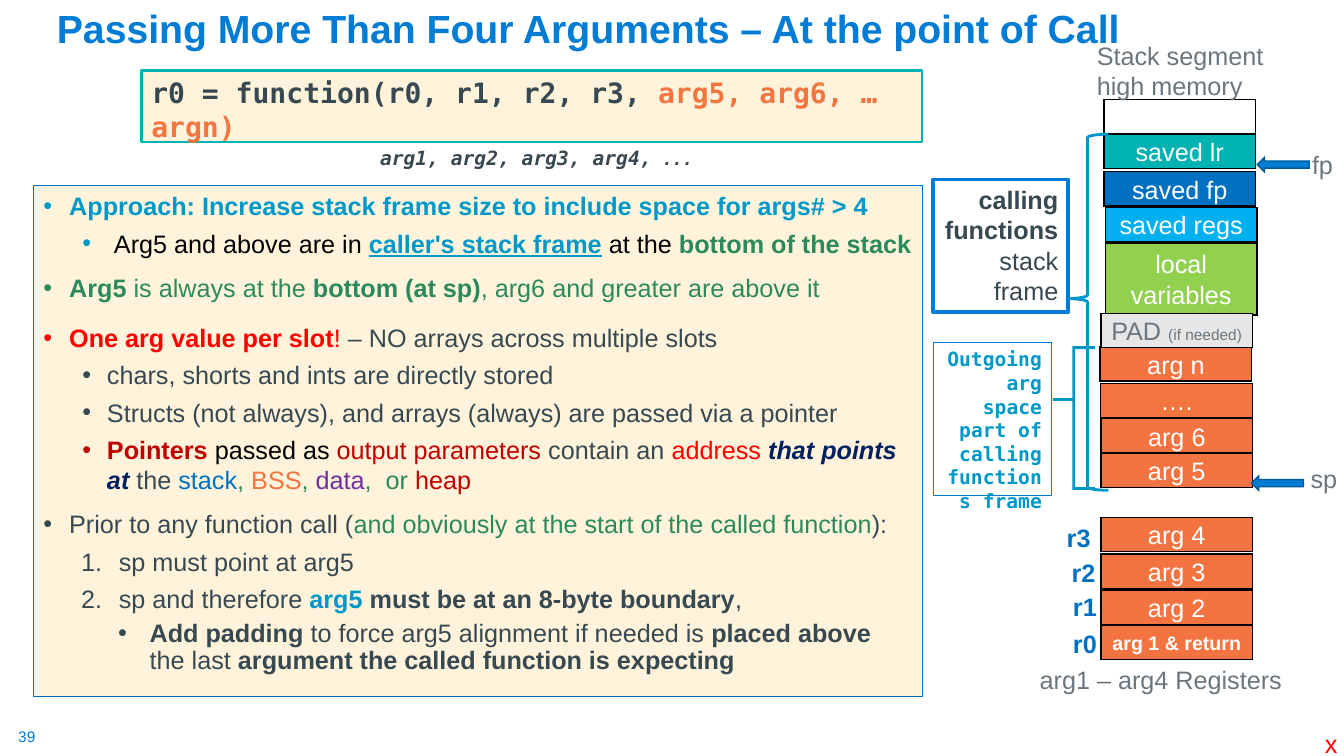
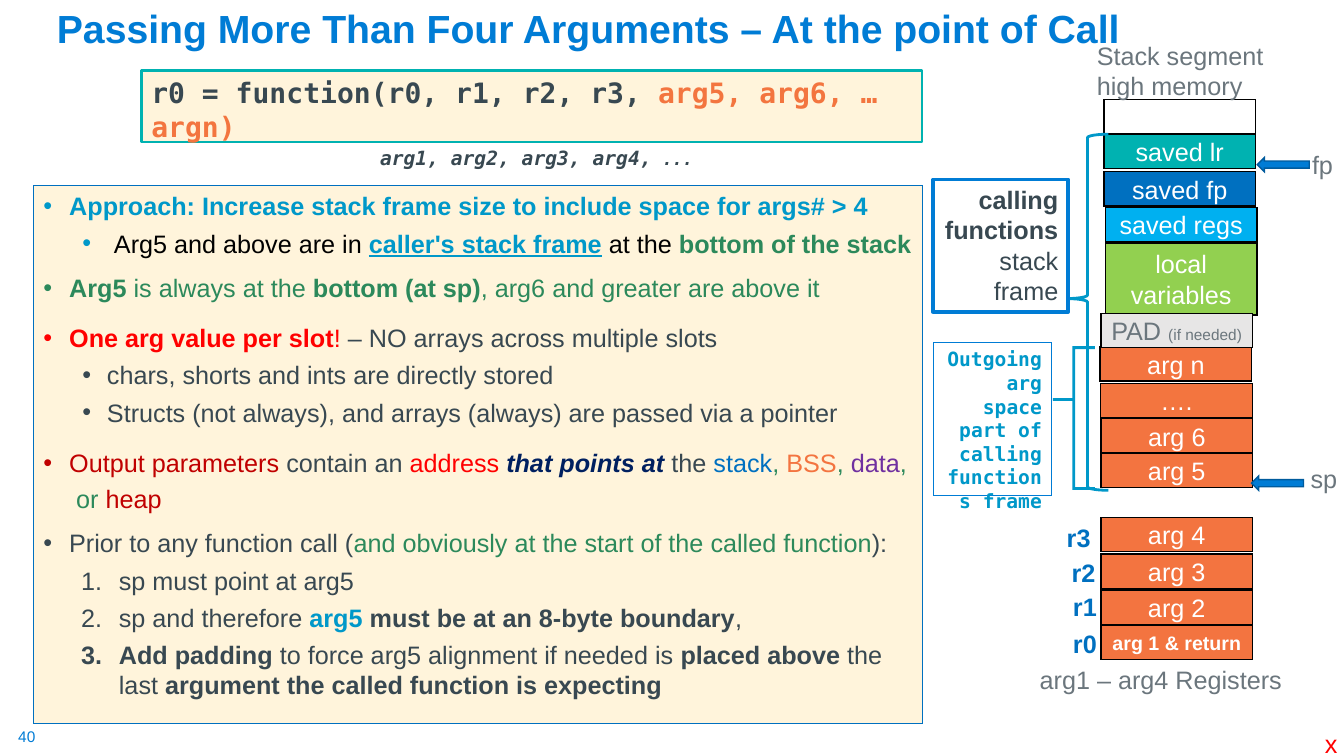
Before and after one commit to cse30-sp24/Muller-Slides, a slide deck: slide 40 of Lecture-17.pptx (slide 39 before the commit). Drawn at 1344x756 pixels with LibreOffice and Linux fonts; fonts in the diff are those of the drawing. Boxes give left, top, right and bottom in pixels: in the first picture for what was removed or moved away, otherwise in the second. Text is boxed around its words. In the diff, an @@ line names an element or a change of style, - is before the commit and + after.

```diff
--- a/Lecture-17.pptx
+++ b/Lecture-17.pptx
@@ text "Approach: Increase stack frame size ..." resized from (x1=33, y1=186, x2=923, y2=696) to (x1=33, y1=186, x2=923, y2=723) @@
@@ text at (x1=69, y1=453, x2=907, y2=514): text changed @@
-  • Pointers passed as output parameters contain an address that points at the stack, BSS, data, or heap
+• Output parameters contain an address that points at the stack, BSS, data, or heap
@@ text at (x1=119, y1=645, x2=882, y2=700): bullet • to 1.; list level 3 to 2 in "Add padding to force arg5 ..."; line spacing 0.9 to 1 @@
@@ page number at (x1=18, y1=731, x2=35, y2=742): text changed @@
-39
+40
```
Also in this commit, not shown: 7 other slides changed, 1 slide added, 3 other files.
